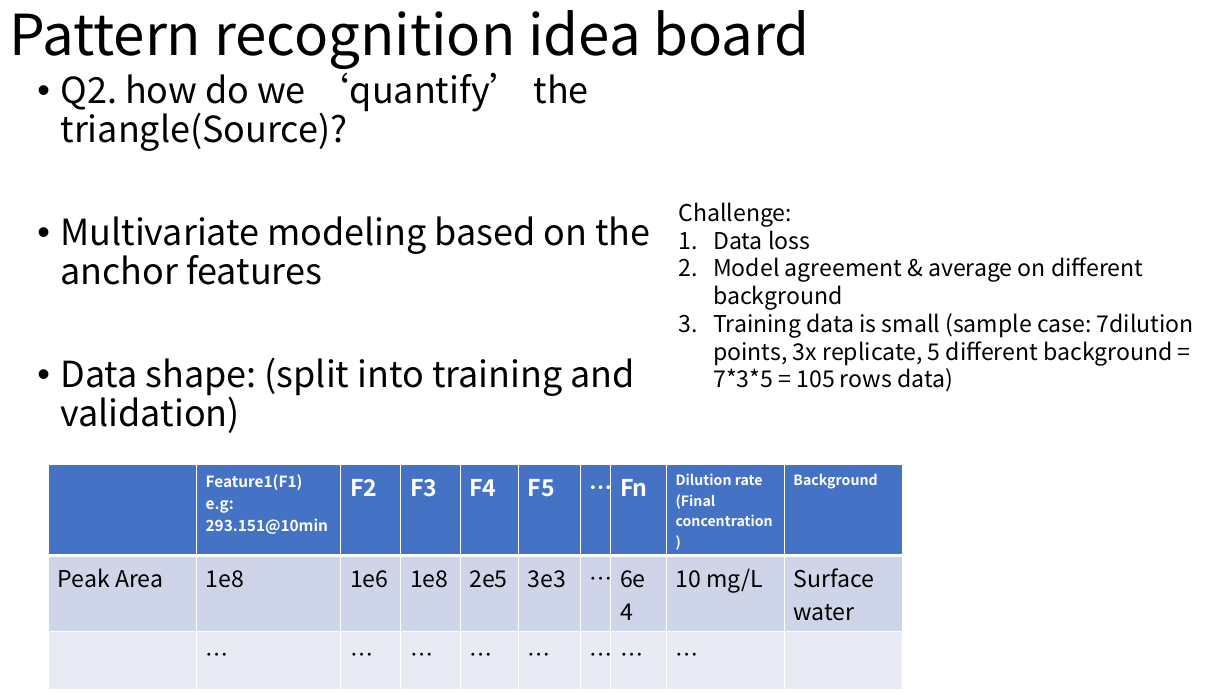
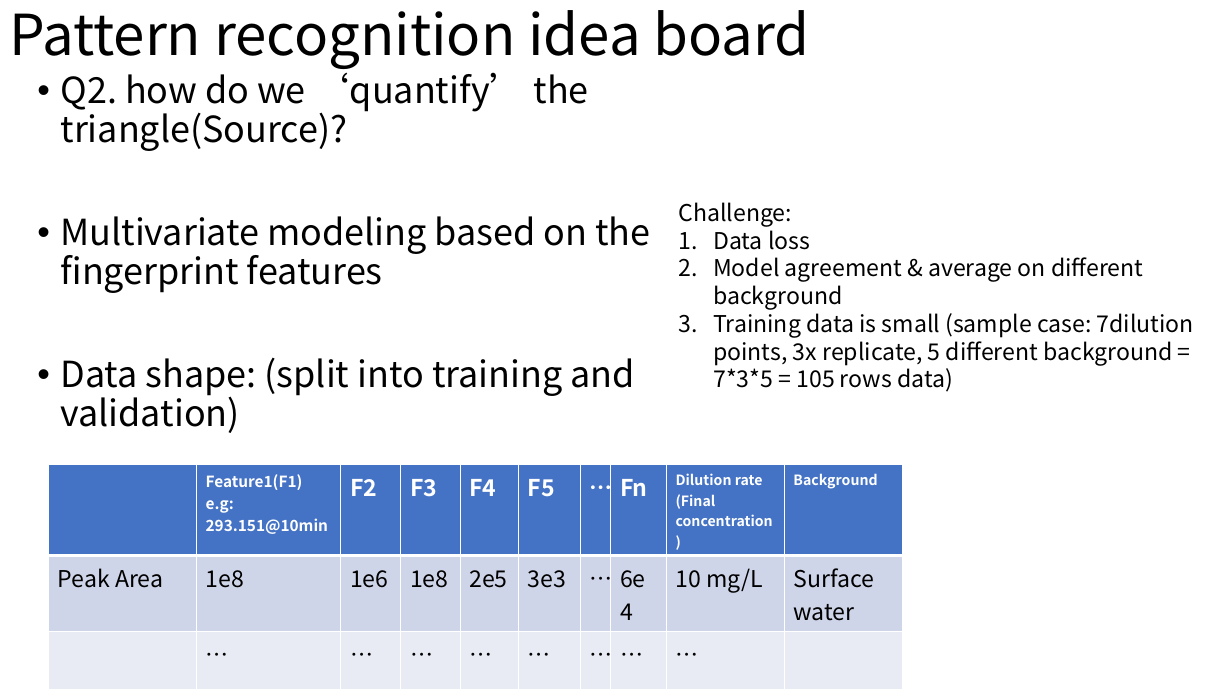
Before and after one commit to XiminHu/mass-suite, a slide deck: slide 14 of doc/20201102-projectmeeting.pptx (slide 11 before the commit). Drawn at 1232x693 pixels with LibreOffice and Linux fonts; fonts in the diff are those of the drawing. Boxes give left, top, right and bottom in pixels: in the first picture for what was removed or moved away, otherwise in the second. Text is boxed around its words. In the diff, an @@ line names an element or a change of style, - is before the commit and + after.

```diff
--- a/doc/20201102-projectmeeting.pptx
+++ b/doc/20201102-projectmeeting.pptx
@@ text at [61, 216, 650, 293]: text changed @@
-• Multivariate modeling based on the anchor features
+• Multivariate modeling based on the fingerprint features
```
Also in this commit, not shown: 11 other slides changed, 3 slides added, 1 other file.
